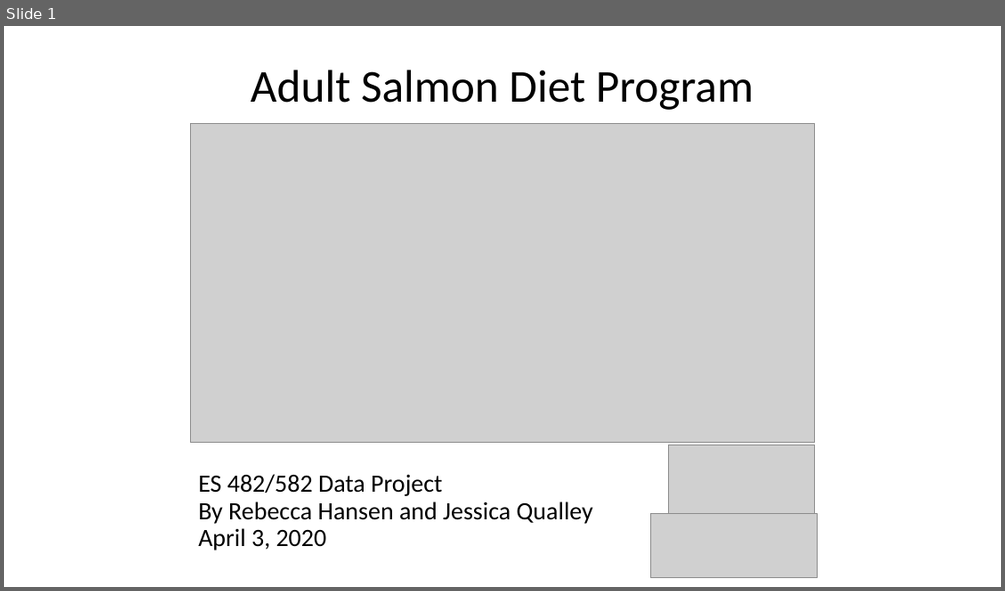
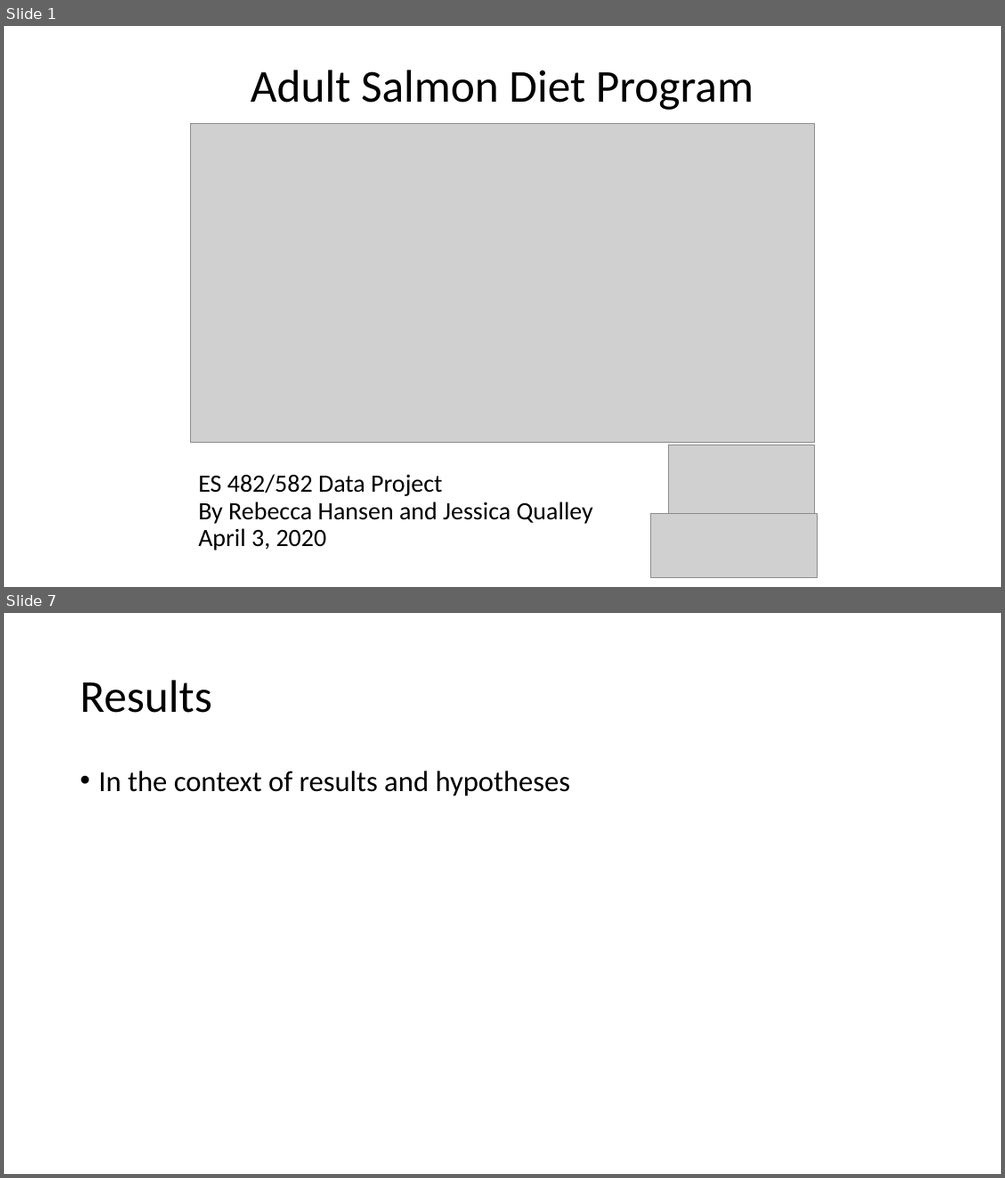
Before and after one commit to rghansen/ES482, a slide deck: ES data project presentation_salmon diet.pptx. Shown one above the other, each under a label of ours: slide 1 before the commit, slides 1 and 7 after it; the slides between them are not shown. The pictures are 1005x591 and 1005x1178 pixels, drawn with LibreOffice and Linux fonts; fonts in the diff are those of the drawing; grey boxes stand for pictures. Boxes give left, top, right and bottom in pixels: in the first picture for what was removed or moved away, otherwise in the second. Text is boxed around its words. In the diff, an @@ line names an element or a change of style, - is before the commit and + after.

```diff
--- a/ES data project presentation_salmon diet.pptx
+++ b/ES data project presentation_salmon diet.pptx
@@ slide 7 added at bbox=[4, 613, 1001, 1174], background #FFFFFF @@
@@ title added at bbox=[80, 680, 212, 713], 44 pt, text #000000 @@
+Results
@@ text added at bbox=[98, 771, 571, 796], 28 pt, text #000000 @@
+• In the context of results and hypotheses
```
Also in this commit, not shown: 3 slides changed, 5 other slides added, 2 slides removed.
